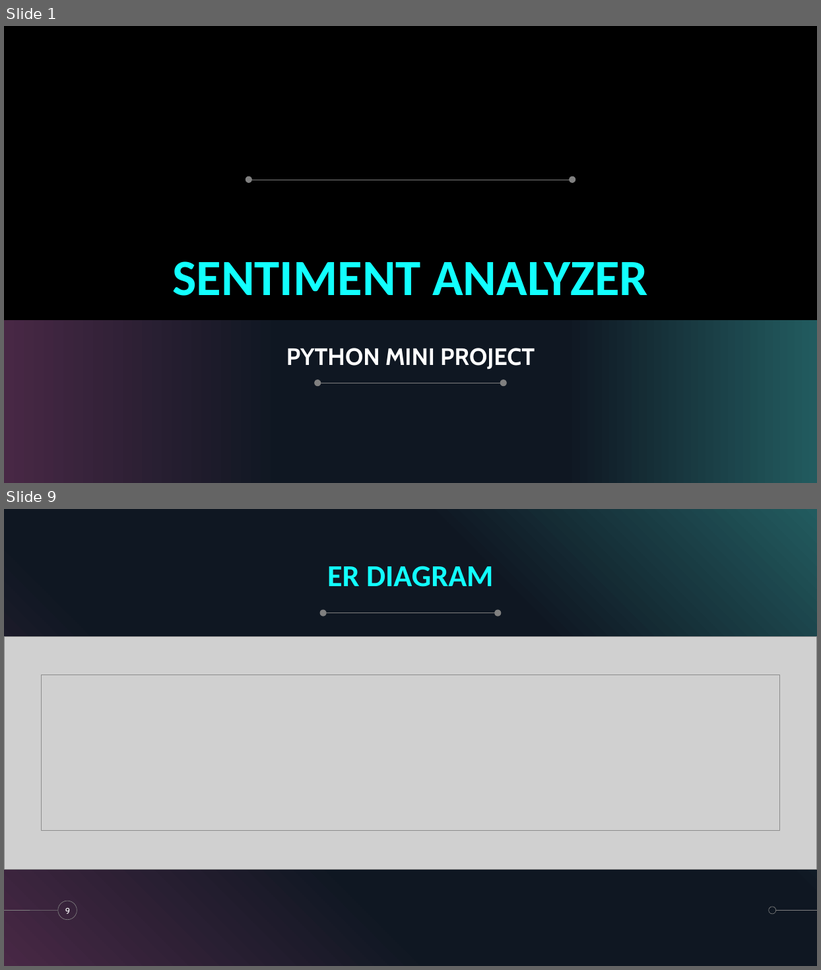
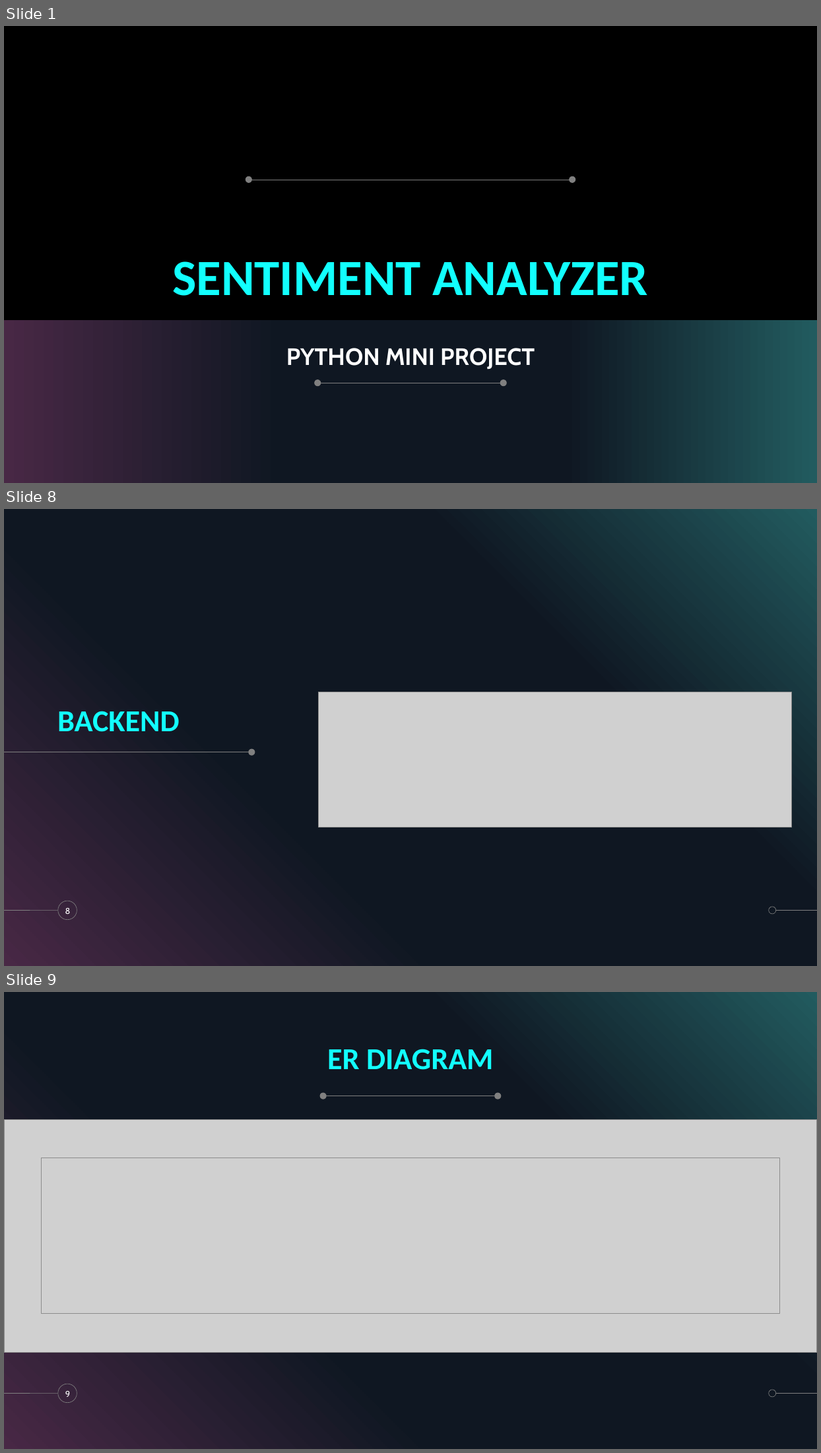
Before and after one commit to krshnknsr21/Sentiment-Analysis, a slide deck: Overview.pptx. Shown one above the other, each under a label of ours: slides 1 and 9 before the commit, slides 1, 8 and 9 after it; the slides between them are not shown. The pictures are 821x970 and 821x1453 pixels, drawn with LibreOffice and Linux fonts; fonts in the diff are those of the drawing; grey boxes stand for pictures; background and template pictures are left out. Boxes give left, top, right and bottom in pixels: in the first picture for what was removed or moved away, otherwise in the second. Text is boxed around its words. In the diff, an @@ line names an element or a change of style, - is before the commit and + after.

```diff
--- a/Overview.pptx
+++ b/Overview.pptx
@@ slide 8 added at bbox=[4, 509, 817, 966], background #000000; not listed: 5 template elements that a slide beside it also shows @@
@@ picture added at bbox=[319, 692, 792, 827] @@
@@ title added at bbox=[57, 711, 180, 732], 36 pt, text #12FFFE, bold @@
+BACKEND
@@ line added from (4, 753) to (250, 753), #808080 0.5 pt @@
@@ ellipse added at bbox=[249, 749, 255, 756], fill #808080 @@
@@ page number added at bbox=[65, 908, 71, 914], 10 pt, text #FFFFFF @@
+8
```
Also in this commit, not shown: 4 slides changed, 3 other slides added, 5 slides removed, 7 other files.
